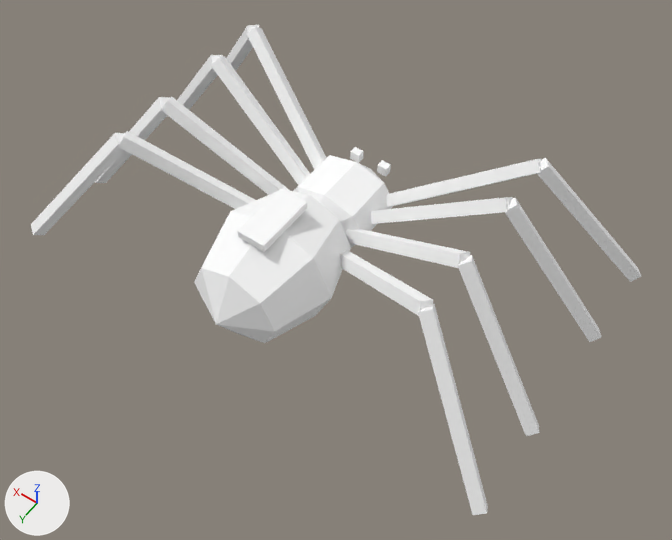
Two versions of the glTF model site/models/GN_Spider_01.glb, one commit apart.
Before and after are seen from a 50 mm camera at (-0.0174, 0.0227, 0.0363) aimed at (-0.0017, 0.0008, 0.0017). Every picture has the same lights, and +X, +Y and +Z are marked at lower left. The picture after the commit comes second.

The first picture shows 'GN_Spider_01'.
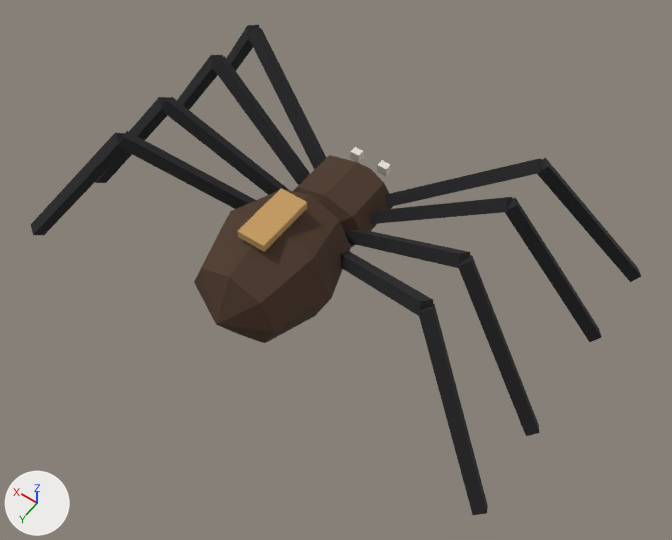
What the commit changed:
Picture 'GlobalPalette' (img_globalpalette) is new.
In material 'GlobalPalette' (mat_globalpalette), base_color is no longer (1.0, 1.0, 1.0), white #ffffff.
In material 'GlobalPalette' (mat_globalpalette), texture is now set to img_globalpalette.

Location of each change, [x1, y1, x2, y2] in pixels of the pictures (672 x 540 px):
'GN_Spider_01', surface changed (darker)
    both: [31, 25, 641, 515]
